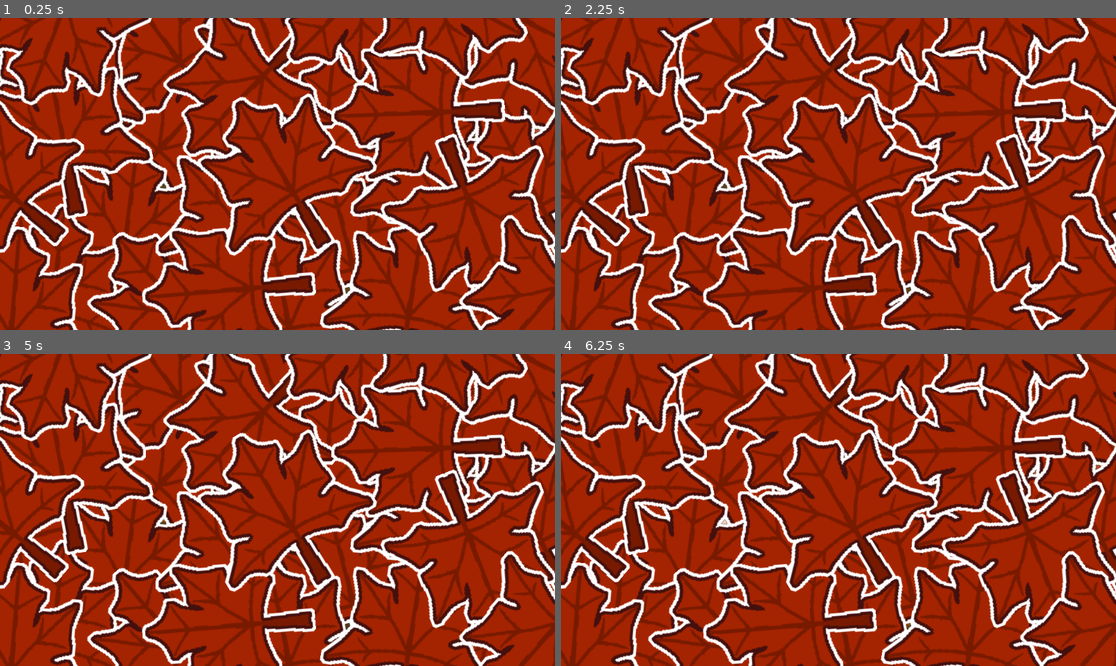
Above: before the commit, frames 1-4 (two rows, left to right).
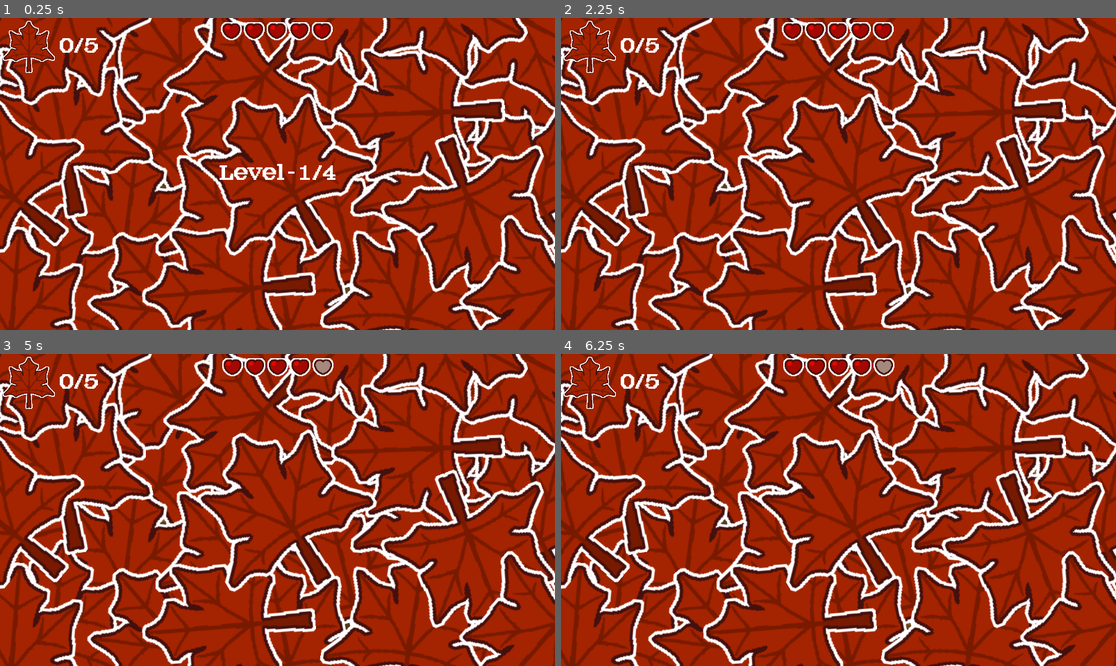
Above: after the commit, the same moments.

Repository: wewewer123/Cozy-Chaos-Fall-2025
Game: Godot game, scene res://scenes/world/Levels/Level3.tscn
The game is run twice, just before and just after one commit, with the same random seed, the same clock (stepped at 60 frames per second) and the same inputs. This scene is started directly instead of the project's main scene.
Inputs (mouse positions are in pixels of both pictures, inside the frame that each line leads up to):
- Up to frame 1 (0.25 s): no input
- Up to frame 2 (2.25 s): tap Enter at 0.5, 2 s; move the mouse to (960, 158) at 0.52 s; hold D (right) 0.53-1.28 s; tap T at 0.6 s; click (960, 158) at 0.67 s; tap Space at 1.25 s; move the mouse to (727, 189) at 1.27 s; hold A (left) 1.28-2.03 s; tap Y at 1.35 s; move the mouse to (894, 105) at 2.02 s; hold D (right) from 2.03 s (still down); tap Tab at 2.1 s
- Up to frame 3 (5 s): tap Space at 2.75, 4.25 s; move the mouse to (249, 572) at 2.77 s; tap T at 2.85 s; click (249, 572) at 2.92 s; tap Enter at 3.5 s; move the mouse to (444, 556) at 3.52 s; release D (right) at 3.53 s; hold A (left) from 3.53 s (still down); tap Y at 3.6 s; move the mouse to (111, 463) at 4.27 s; tap Tab at 4.35 s
- Up to frame 4 (6.25 s): move the mouse to (866, 510) at 5.02 s; tap T at 5.1 s; click (866, 510) at 5.17 s; move the mouse to (755, 432) at 5.77 s; release A (left) at 5.78 s; hold D (right) from 5.78 s (still down); tap Y at 5.85 s

The runs differ from the first frame. In frame 1, 2.0% of the frame differs, in the area x 0-61%, y 0-52%; in frame 2, 1.6%; in frame 3, 1.6%; in frame 4, 1.6%.
Error before the commit: Parse Error: Identifier "start_delay_seconds" not declared in the current scope. (res://scripts/lane_objects/directional_audio_manager.gd:17)

Commit message:
Adds New Nodes To All Levels
Refactor Directional Audio Manager

Diff:
--- a/scenes/lane_objects/directional_audio_manager.tscn
+++ b/scenes/lane_objects/directional_audio_manager.tscn
@@ -5,6 +5,7 @@
 [node name="LaneEntityDirectionalAudio" type="Node3D" node_paths=PackedStringArray("audio_streams")]
 script = ExtResource("1_d6vvy")
 audio_streams = [NodePath("Audio 1"), NodePath("Audio 2"), NodePath("Audio 3")]
+start_volume_db = -15
 end_volume_db = 10
 audio_fade_out_seconds = 0.75
 
--- a/scenes/world/Levels/Level2.tscn
+++ b/scenes/world/Levels/Level2.tscn
@@ -16,6 +16,7 @@
 [ext_resource type="Texture2D" uid="uid://t7rayi1myxm2" path="res://assets/art/2D/trees/trees_yellow/ta111.png" id="14_bgw3j"]
 [ext_resource type="PackedScene" uid="uid://cikhnrmajljah" path="res://scenes/world/BackgroundMusic.tscn" id="14_py7lu"]
 [ext_resource type="AudioStream" uid="uid://b7k0lpe44nelp" path="res://assets/audio/ambience/Summer (1 and 2).mp3" id="15_w5duo"]
+[ext_resource type="PackedScene" uid="uid://4mplcxp2vl13" path="res://scenes/world/player_locator.tscn" id="17_w5duo"]
 
 [sub_resource type="Environment" id="Environment_frq16"]
 background_mode = 1
@@ -67,4 +68,6 @@
 stream = ExtResource("15_w5duo")
 volume_db = -10.0
 
+[node name="PlayerLocator" parent="." instance=ExtResource("17_w5duo")]
+
 [connection signal="timeout" from="LaneSpawnTimer" to="." method="_on_lane_spawn_timer_timeout"]
--- a/scenes/world/Levels/Level3.tscn
+++ b/scenes/world/Levels/Level3.tscn
@@ -16,6 +16,7 @@
 [ext_resource type="Texture2D" uid="uid://ctvofsuwpt834" path="res://assets/art/2D/trees/trees_red/ta11111.png" id="14_rqcwb"]
 [ext_resource type="PackedScene" uid="uid://cikhnrmajljah" path="res://scenes/world/BackgroundMusic.tscn" id="14_s7s4a"]
 [ext_resource type="AudioStream" uid="uid://bxwx0ppv3tnjg" path="res://assets/audio/music/Cooking spells.mp3" id="15_s7s4a"]
+[ext_resource type="PackedScene" uid="uid://4mplcxp2vl13" path="res://scenes/world/player_locator.tscn" id="17_tshvk"]
 
 [sub_resource type="Environment" id="Environment_rd0oh"]
 background_mode = 1
@@ -67,4 +68,6 @@
 stream = ExtResource("15_s7s4a")
 volume_db = -10.0
 
+[node name="PlayerLocator" parent="." instance=ExtResource("17_tshvk")]
+
 [connection signal="timeout" from="LaneSpawnTimer" to="." method="_on_lane_spawn_timer_timeout"]
--- a/scenes/world/Levels/Level4.tscn
+++ b/scenes/world/Levels/Level4.tscn
@@ -16,6 +16,7 @@
 [ext_resource type="Texture2D" uid="uid://y0oedotpuuvl" path="res://assets/art/2D/trees/trees_red_dark/ta1.png" id="14_0p8ux"]
 [ext_resource type="PackedScene" uid="uid://cikhnrmajljah" path="res://scenes/world/BackgroundMusic.tscn" id="14_lugpx"]
 [ext_resource type="AudioStream" uid="uid://bh1ue02vocmme" path="res://assets/audio/music/Go you, Witch Girl!.mp3" id="15_0p8ux"]
+[ext_resource type="PackedScene" uid="uid://4mplcxp2vl13" path="res://scenes/world/player_locator.tscn" id="17_7i75j"]
 
 [sub_resource type="Environment" id="Environment_dqfi3"]
 background_mode = 1
@@ -67,4 +68,6 @@
 stream = ExtResource("15_0p8ux")
 volume_db = -10.0
 
+[node name="PlayerLocator" parent="." instance=ExtResource("17_7i75j")]
+
 [connection signal="timeout" from="LaneSpawnTimer" to="." method="_on_lane_spawn_timer_timeout"]
--- a/scripts/game/globals.gd
+++ b/scripts/game/globals.gd
@@ -1,15 +1,15 @@
 extends Node
 
 var max_player_health = 5
-var max_leaf_count = 100
+var max_leaf_count = 5
 
 var SPAWN_DIFFICULTY_MULTIPLAYER = 3
 
 var LANE_SPAWN_TIMERS := {
 	GameManager.game_states.LEVEL1: 1.0 * SPAWN_DIFFICULTY_MULTIPLAYER,
-	GameManager.game_states.LEVEL2: 0.7 * SPAWN_DIFFICULTY_MULTIPLAYER,
-	GameManager.game_states.LEVEL3: 0.5 * SPAWN_DIFFICULTY_MULTIPLAYER,
-	GameManager.game_states.LEVEL4: 0.3 * SPAWN_DIFFICULTY_MULTIPLAYER
+	GameManager.game_states.LEVEL2: 0.95 * SPAWN_DIFFICULTY_MULTIPLAYER,
+	GameManager.game_states.LEVEL3: 0.9 * SPAWN_DIFFICULTY_MULTIPLAYER,
+	GameManager.game_states.LEVEL4: 0.8 * SPAWN_DIFFICULTY_MULTIPLAYER
 }
 
 # Current spawning timer speeds
--- a/scripts/lane_objects/directional_audio_manager.gd
+++ b/scripts/lane_objects/directional_audio_manager.gd
@@ -3,9 +3,10 @@
 
 @export var soundeffect : AudioStream
 @export var audio_streams : Array[AudioStreamPlayer2D]
-@export	var start_volume_db = -30
-@export var end_volume_db = 60
-@export var audio_fade_out_seconds = 0.25
+@export	var start_volume_db = -15
+@export var end_volume_db = 10
+@export var audio_fade_out_seconds:float = 0.25
+@export var start_delay_seconds:float = 0
 
 var max_distance_player_obstacle = 45.0
 
Not shown: 1 places in scenes/world/Levels/Level2.tscn that only renumber resources
Not shown: 1 places in scenes/world/Levels/Level3.tscn that only renumber resources
Not shown: 1 places in scenes/world/Levels/Level4.tscn that only renumber resources
